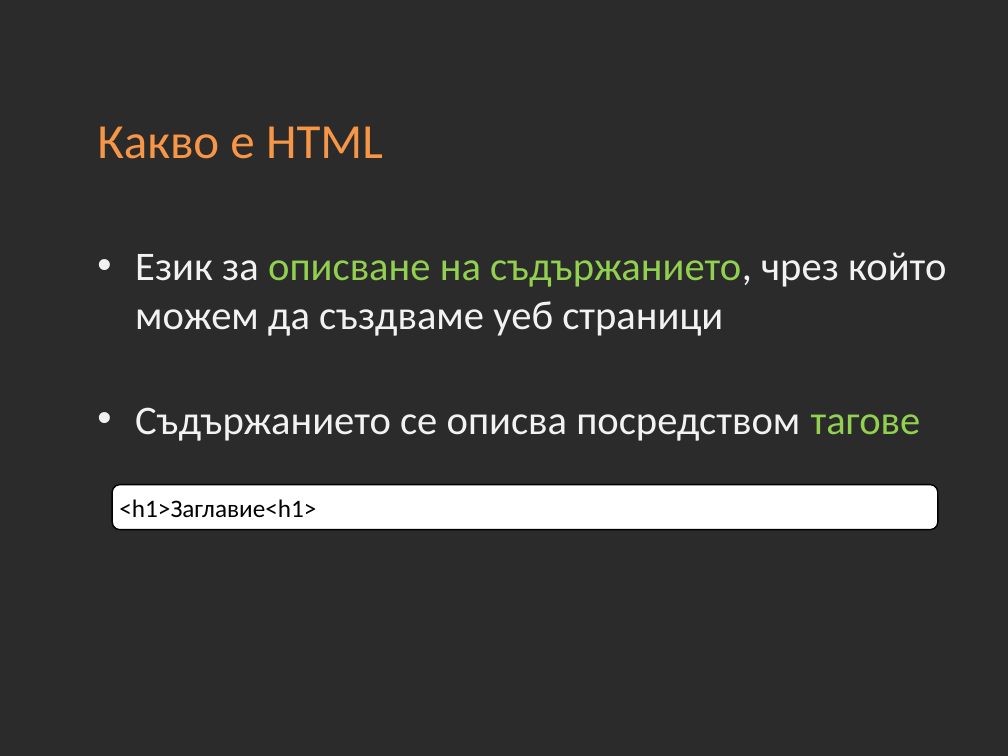
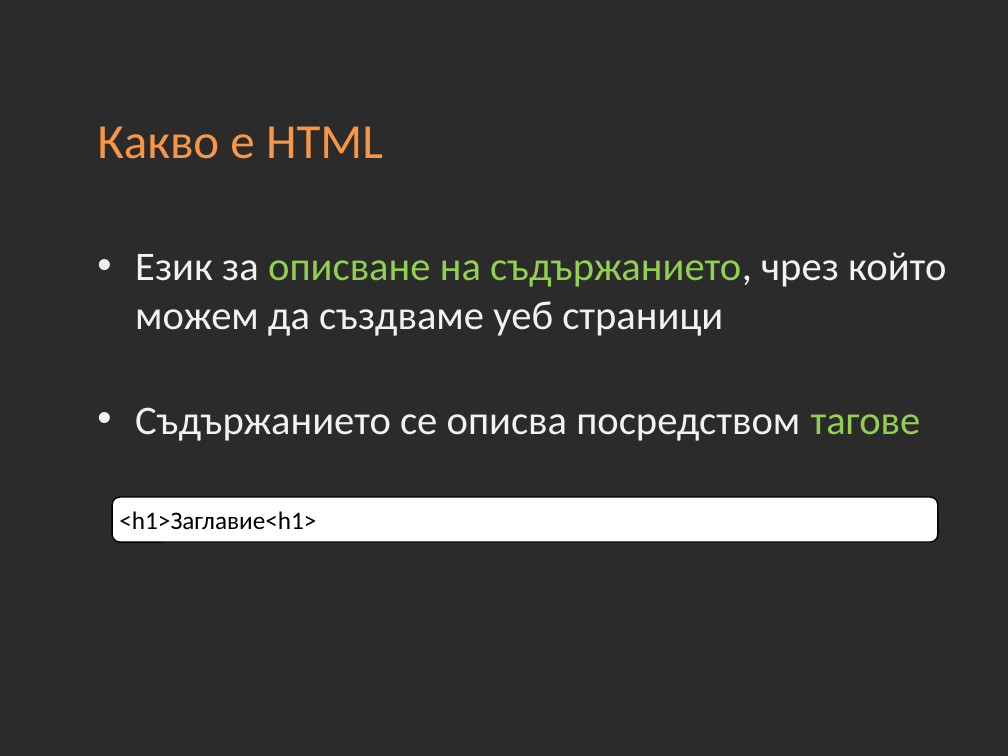
Before and after one commit to Academy-Soft-Intellect/Front-End-Course, a slide deck: slide 4 of 02-HTML-Basics/02-HTML-Basics.ppt. Drawn at 1008x756 pixels with LibreOffice and Linux fonts; fonts in the diff are those of the drawing; background and template pictures are left out; a plain dark background stands for a picture behind light text. Boxes give left, top, right and bottom in pixels: in the first picture for what was removed or moved away, otherwise in the second. Text is boxed around its words. In the diff, an @@ line names an element or a change of style, - is before the commit and + after.

Commit message:
02-HTML-Basics - Homework change

```diff
--- a/02-HTML-Basics/02-HTML-Basics.ppt
+++ b/02-HTML-Basics/02-HTML-Basics.ppt
@@ rounded rectangle "<h1>Заглавие<h1>": place and size @@
-rounded rectangle "<h1>Заглавие<h1>" at box(112, 485, 937, 530)
+rounded rectangle "<h1>Заглавие<h1>" at box(112, 497, 937, 542)
```
Also in this commit, not shown: 3 other slides changed, 2 other files.
